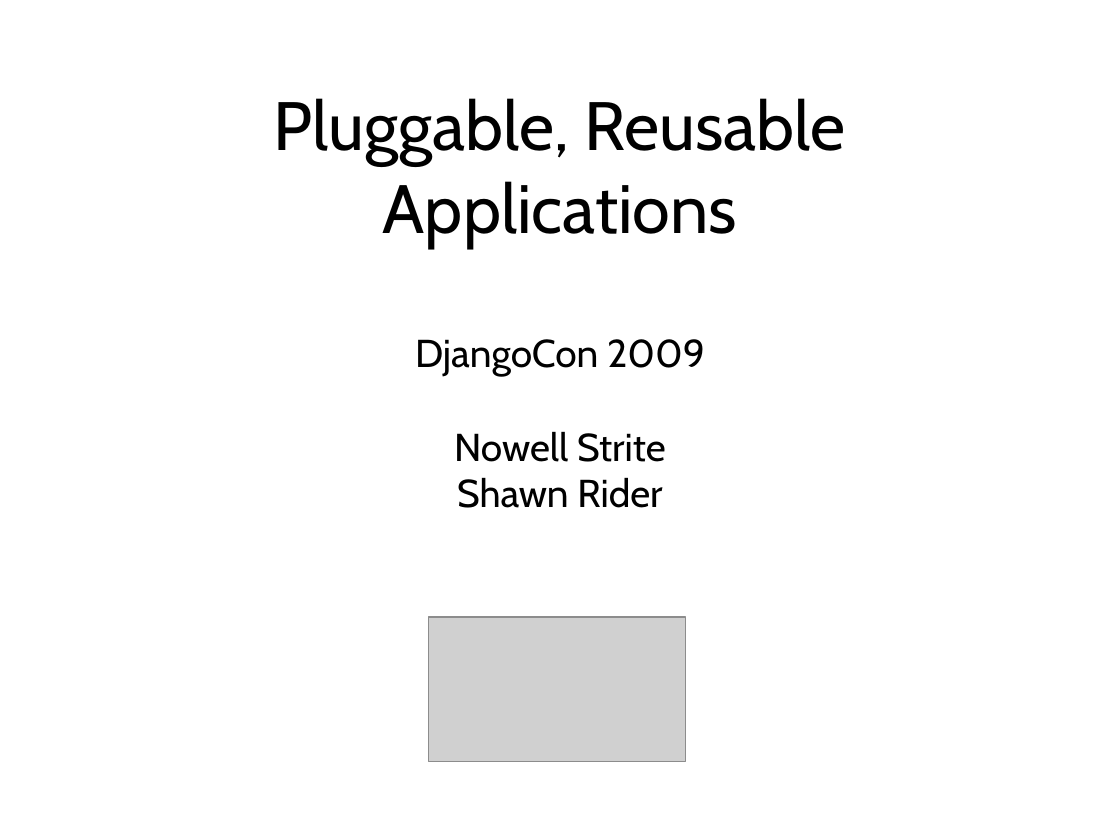
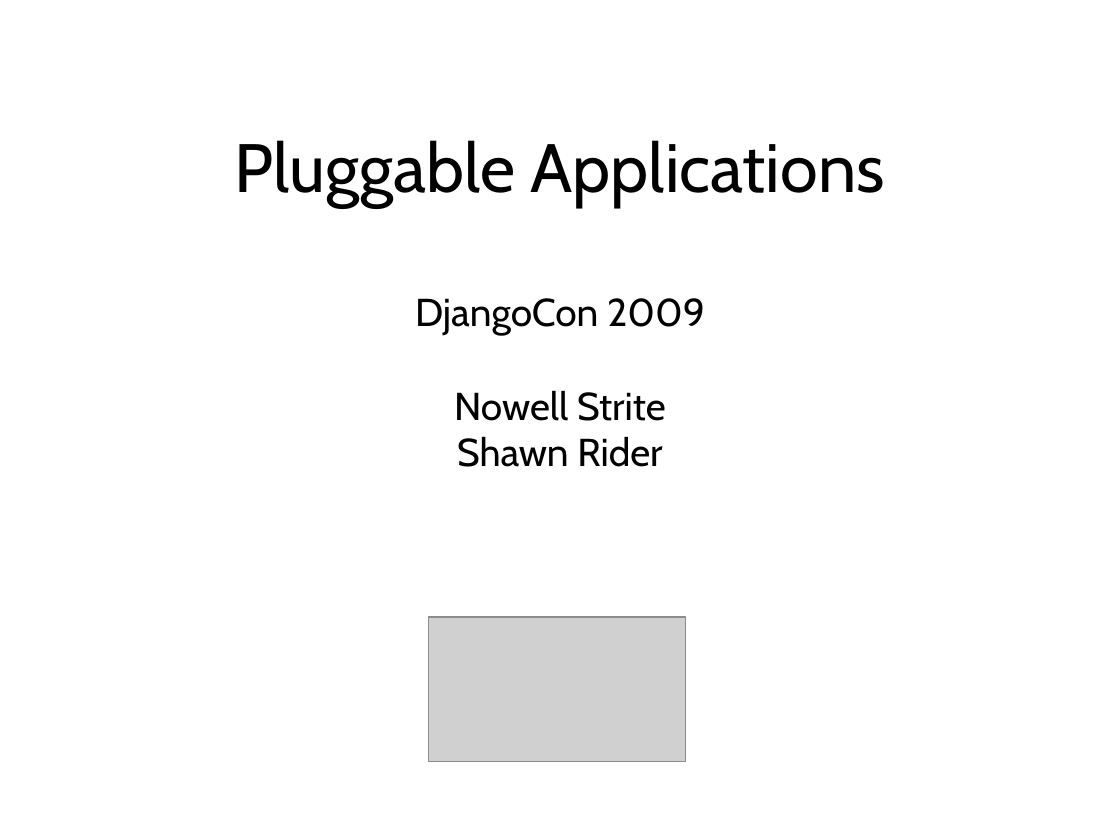
Before and after one commit to nowells/django-pluggables, a slide deck: slide 1 of docs/djangocon-09-presentation-shawnr-nowells.pptx. Drawn at 1120x840 pixels with LibreOffice and Linux fonts; fonts in the diff are those of the drawing; grey boxes stand for pictures; background and template pictures are left out. Boxes give left, top, right and bottom in pixels: in the first picture for what was removed or moved away, otherwise in the second. Text is boxed around its words. In the diff, an @@ line names an element or a change of style, - is before the commit and + after.

```diff
--- a/docs/djangocon-09-presentation-shawnr-nowells.pptx
+++ b/docs/djangocon-09-presentation-shawnr-nowells.pptx
@@ title at (235,140,885,467): text changed @@
-Pluggable, Reusable Applications
-DjangoCon 2009
-Nowell Strite
-Shawn Rider
+Pluggable Applications
+DjangoCon 2009
+Nowell Strite
+Shawn Rider
```
Also in this commit, not shown: 6 other slides changed, 4 slides added, 1 slide removed.
